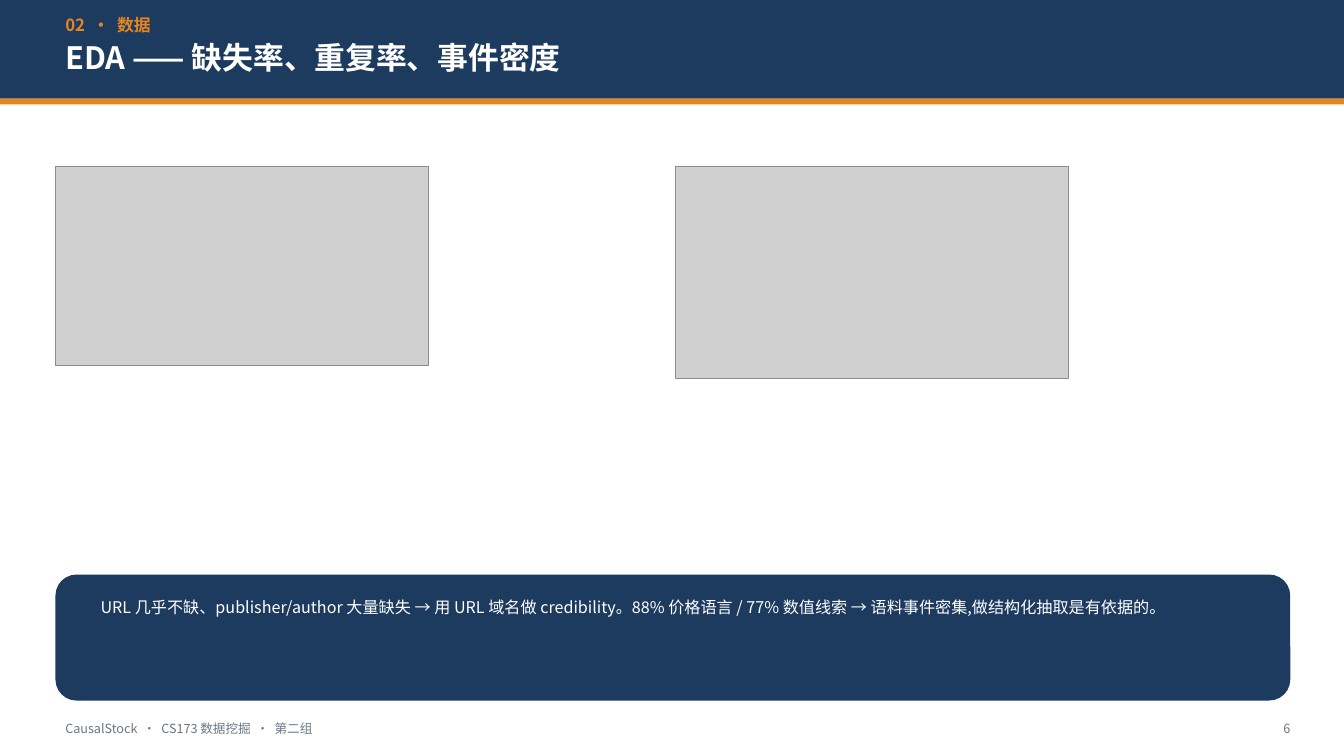
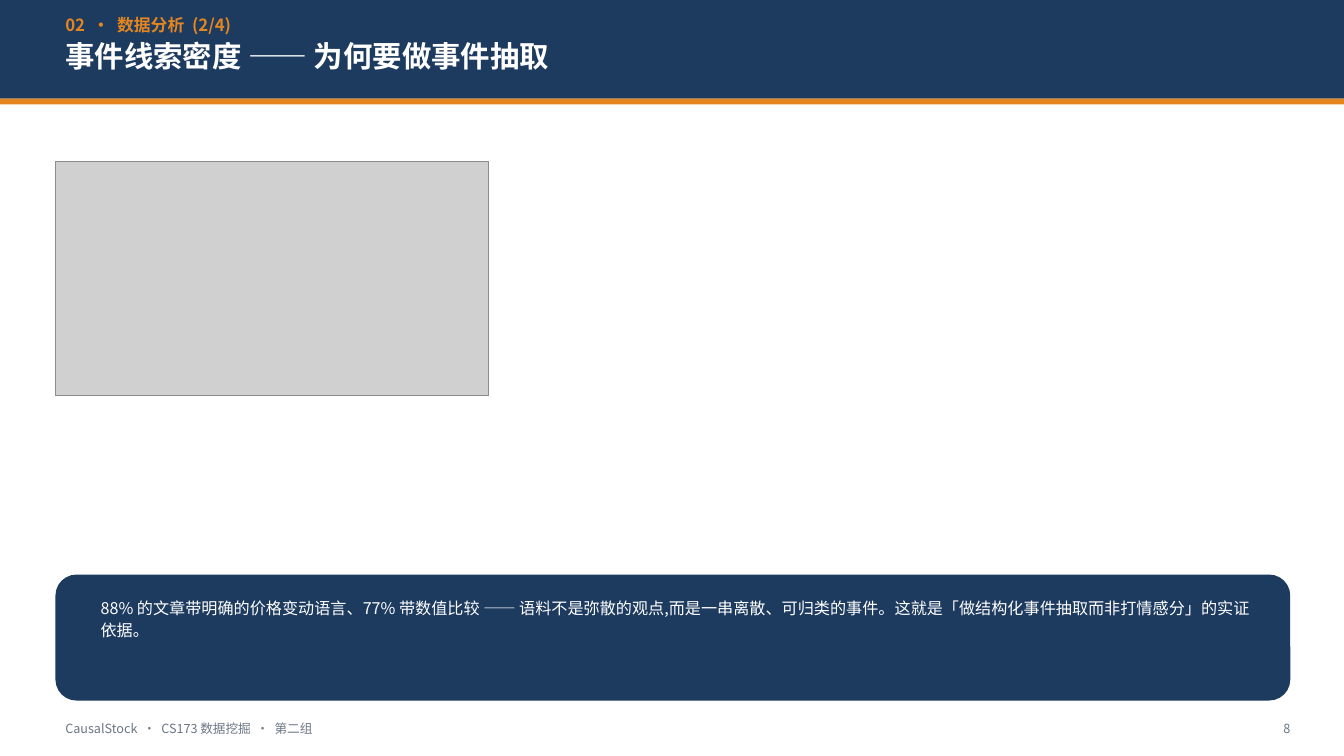
Before and after one commit to LovelyC-kx/dddmmm, a slide deck: slide 8 of DirectionA/docs/final-deck/CausalStock_CS173_Final_ZH.pptx (slide 6 before the commit). Drawn at 1344x756 pixels with LibreOffice and Linux fonts; fonts in the diff are those of the drawing; grey boxes stand for pictures. Boxes give left, top, right and bottom in pixels: in the first picture for what was removed or moved away, otherwise in the second. Text is boxed around its words. In the diff, an @@ line names an element or a change of style, - is before the commit and + after.

```diff
--- a/DirectionA/docs/final-deck/CausalStock_CS173_Final_ZH.pptx
+++ b/DirectionA/docs/final-deck/CausalStock_CS173_Final_ZH.pptx
@@ text at (65,17,231,35): text changed @@
-02 · 数据
+02 · 数据分析 (2/4)
@@ text at (65,41,549,70): text changed; size 22 to 21 pt @@
-EDA —— 缺失率、重复率、事件密度
+事件线索密度 —— 为何要做事件抽取
@@ picture: place and size @@
-picture at (55,166,429,365)
+picture at (55,161,489,395)
@@ picture removed at (676,166,1069,379) @@
@@ text at (101,600,1249,638): text changed @@
-URL 几乎不缺、publisher/author 大量缺失 → 用 URL 域名做 credibility。88% 价格语言 / 77% 数值线索 → 语料事件密集,做结构化抽取是有依据的。
+88% 的文章带明确的价格变动语言、77% 带数值比较 —— 语料不是弥散的观点,而是一串离散、可归类的事件。这就是「做结构化事件抽取而非打情感分」的实证依据。
```
Also in this commit, not shown: 15 other slides changed, 3 slides added, 4 other files.
